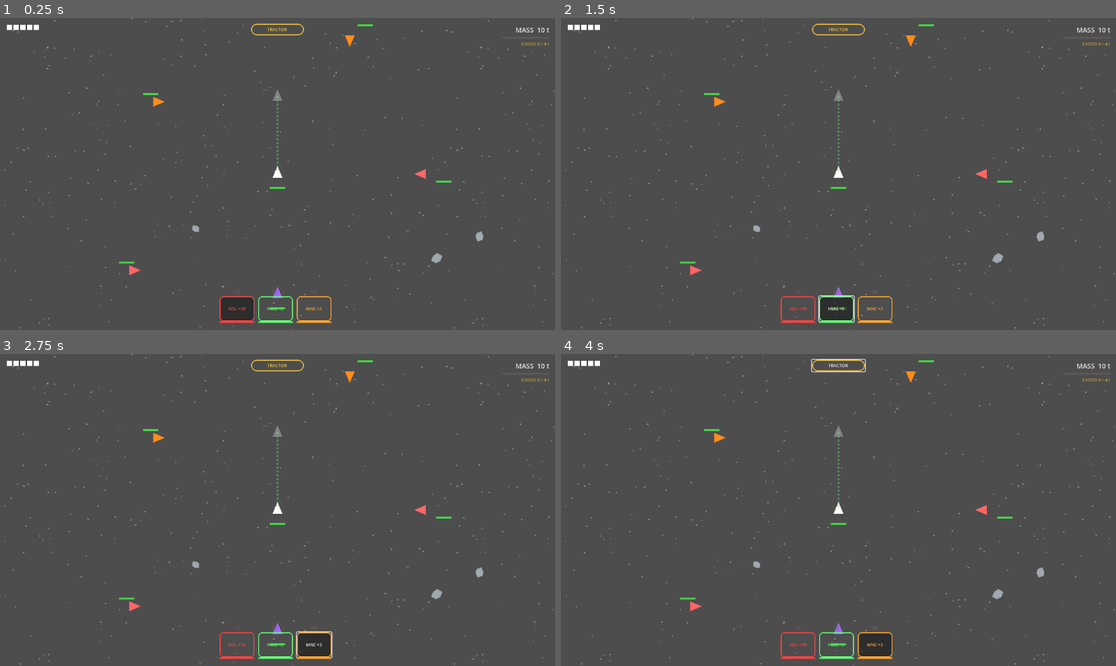
Above: before the commit, frames 1-4 (two rows, left to right).
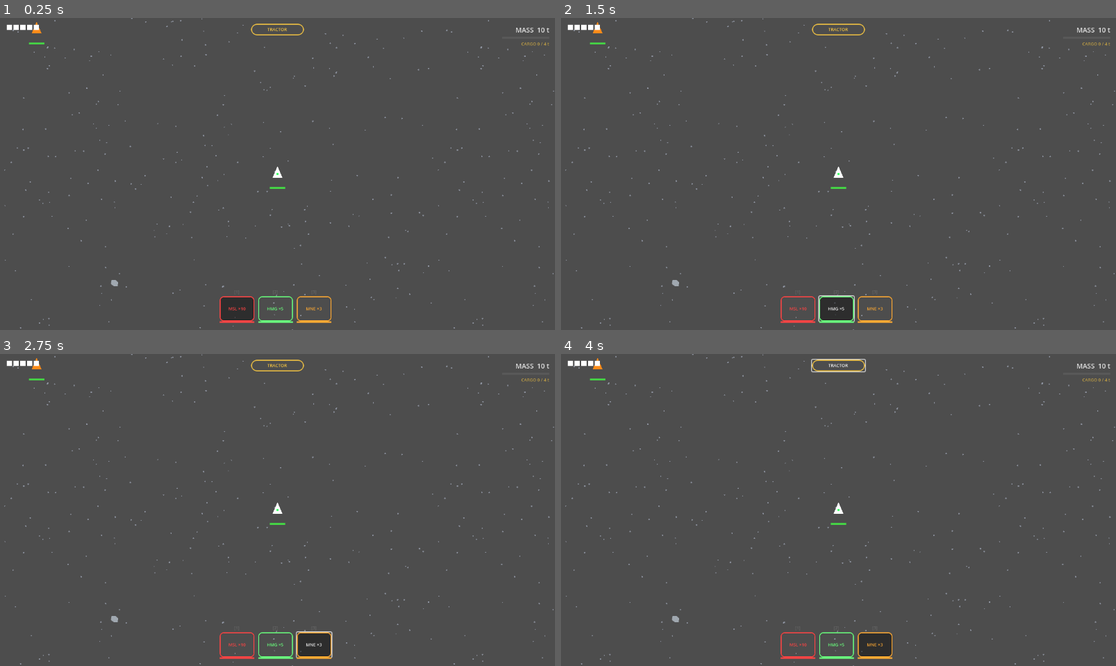
Above: after the commit, the same moments.

Repository: failuer/vibe-space
Game: Godot game, scene res://game_world.tscn
Two runs of this game, one before a commit and one after it. Both use one fixed random seed, a clock stepped at 60 frames per second and the inputs below.
Inputs:
- Up to frame 1 (0.25 s): no input
- Up to frame 2 (1.5 s): click "MSL ×10" at 0.5 s; click "HMG ×5" at 1.25 s
- Up to frame 3 (2.75 s): click "MNE ×3" at 2 s
- Up to frame 4 (4 s): click "TRACTOR" at 2.75 s; click "TRACTOR ●" at 3.5 s

The runs differ from the first frame. In frame 1, 0.5% of the frame differs, in the area x 5-88%, y 1-94%; in frame 2, 0.5%; in frame 3, 0.5%; in frame 4, 0.5%.

Commit message:
fix: zero start velocities, 2× play area, mine drops behind ship, halve enemy thrust

Diff:
--- a/game.gd
+++ b/game.gd
@@ -16,13 +16,13 @@
 
 const ENEMY_SPEED := 140.0
 const MISSILE_SPEED := 300.0
-const SCENE_RADIUS := 1000.0 # missiles/enemies beyond this are considered gone
+const SCENE_RADIUS := 2000.0 # missiles/enemies beyond this are considered gone
 
 # ── Physics ─────────────────────────────────────────────────────────────────
 const PLAYER_MASS             := 10.0   # tonnes
 const ENEMY_MASS              := 8.0    # tonnes
 const MAX_PLAYER_THRUST       := 1200.0 # force units — gives ~120 units/s² at base mass
-const MAX_ENEMY_THRUST        := 1000.0
+const MAX_ENEMY_THRUST        := 500.0
 const GRAVITY_EMIT_MIN_MASS   := 6.0    # bodies below this mass don't emit gravity
 
 # ── Planning UI ──────────────────────────────────────────────────────────────
@@ -38,7 +38,7 @@
 const ENEMY_MISSILE_COLOR := Color(1.0, 0.6, 0.2)
 const STAR_COLOR := Color(0.85, 0.90, 1.0, 0.45)
 
-const PLAY_AREA_HALF_EXTENTS := Vector2(975.0, 675.0) # 50% larger
+const PLAY_AREA_HALF_EXTENTS := Vector2(1950.0, 1350.0)
 const PLAY_BORDER_THICKNESS := 80.0
 
 const PLAYER_MAX_HP := 5
@@ -120,7 +120,7 @@
 var sim_real_elapsed: float = 0.0
 
 var player_pos: Vector2 = Vector2.ZERO
-var player_vel: Vector2 = Vector2.UP * 80.0    # initial drift velocity
+var player_vel: Vector2 = Vector2.ZERO
 var player_mass: float = PLAYER_MASS
 var player_force_acc: Vector2 = Vector2.ZERO
 var planned_thrust: Vector2 = Vector2.ZERO     # set each planning phase
@@ -327,7 +327,7 @@
 func _reset_game() -> void:
     # Initial player setup
     player_pos = Vector2.ZERO
-    player_vel       = Vector2.UP * 80.0
+    player_vel       = Vector2.ZERO
     player_mass      = PLAYER_MASS
     player_force_acc = Vector2.ZERO
     planned_thrust   = Vector2.ZERO
@@ -345,11 +345,11 @@
     # Enemy setup — each slot maps to an archetype in ARCHETYPE_ROSTER
     enemies.clear()
     var enemy_spawns := [
-        { "pos": Vector2(300.0, 0.0),     "vel": Vector2.LEFT  * ENEMY_SPEED },
-        { "pos": Vector2(-250.0, -150.0), "vel": Vector2.RIGHT * ENEMY_SPEED },
-        { "pos": Vector2(0.0, 250.0),     "vel": Vector2.UP    * ENEMY_SPEED },
-        { "pos": Vector2(-300.0, 200.0),  "vel": Vector2.RIGHT * ENEMY_SPEED },
-        { "pos": Vector2(150.0, -280.0),  "vel": Vector2.DOWN  * ENEMY_SPEED },
+        { "pos": Vector2(600.0, 0.0),      "vel": Vector2.ZERO },
+        { "pos": Vector2(-500.0, -300.0),  "vel": Vector2.ZERO },
+        { "pos": Vector2(0.0, 500.0),      "vel": Vector2.ZERO },
+        { "pos": Vector2(-600.0, 400.0),   "vel": Vector2.ZERO },
+        { "pos": Vector2(300.0, -560.0),   "vel": Vector2.ZERO },
     ]
     for i in enemy_spawns.size():
         var archetype: String = ARCHETYPE_ROSTER[i % ARCHETYPE_ROSTER.size()]
@@ -372,7 +372,7 @@
     scrap.clear()
     for _i in SCRAP_SPAWN_COUNT:
         var angle: float  = randf() * TAU
-        var dist: float   = randf_range(200.0, 500.0)
+        var dist: float   = randf_range(400.0, 900.0)
         var spawn_pos: Vector2 = Vector2(cos(angle), sin(angle)) * dist
         var drift_vel: Vector2 = Vector2(randf_range(-30.0, 30.0), randf_range(-30.0, 30.0))
         _spawn_scrap_piece(spawn_pos, drift_vel)
@@ -895,8 +895,10 @@
 func _fire_mine() -> void:
     if player_mine_remaining <= 0 or player_mine_cooldown > 0.0:
         return
+    var back_dir: Vector2 = -player_vel.normalized() if player_vel.length() > 0.1 else Vector2.DOWN
+    var drop_pos: Vector2 = player_pos + back_dir * (PLAYER_RADIUS + MINE_RADIUS + 4.0)
     mines.append({
-        "pos":           player_pos,
+        "pos":           drop_pos,
         "vel":           player_vel,
         "arm_timer":     MINE_ARM_TIME,
         "trigger_timer": 0.0,
